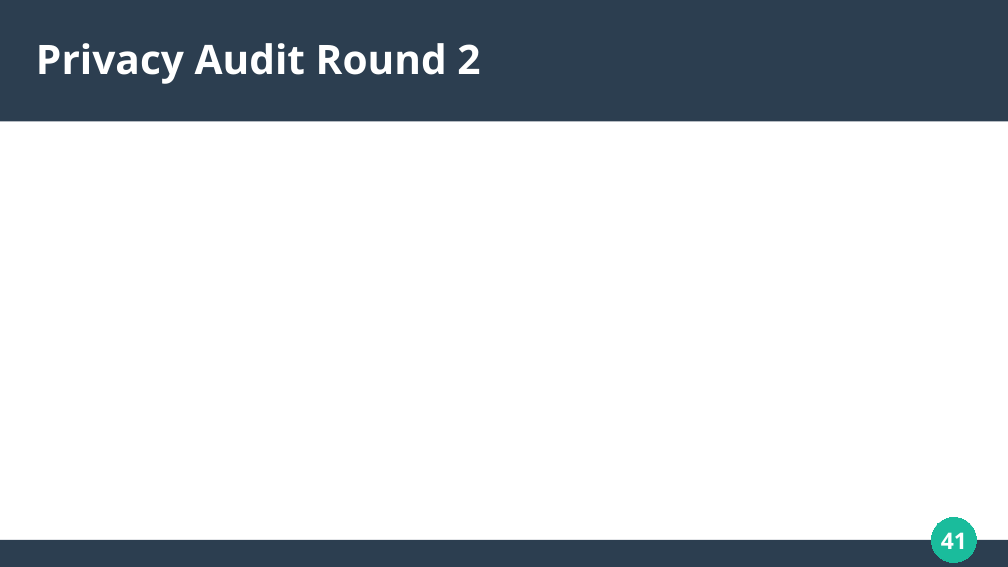
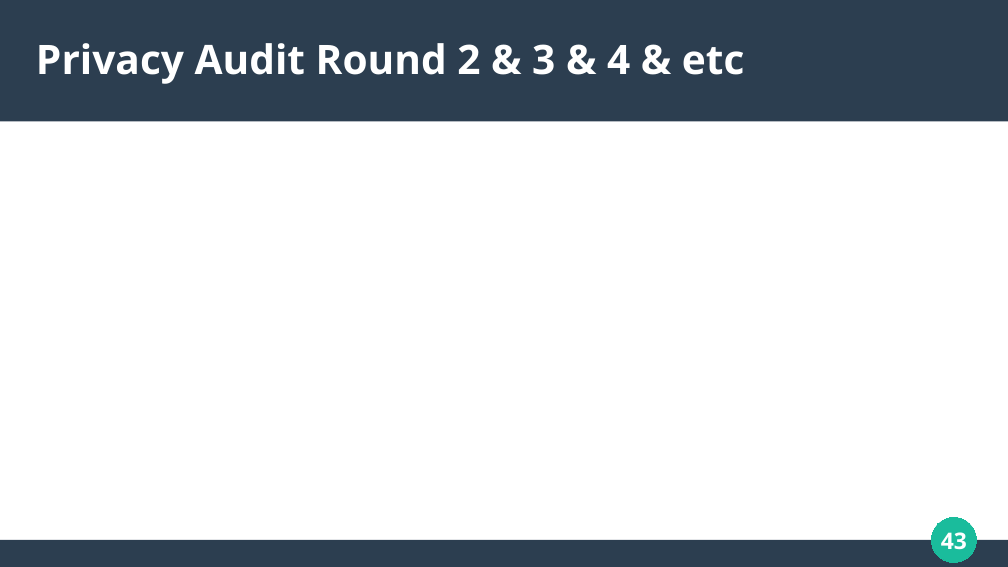
Before and after one commit to RealAsira/OwnYourOSINT, a slide deck: slide 43 of Own Your OSINT.odp (slide 41 before the commit). Drawn at 1008x567 pixels with LibreOffice and Linux fonts; fonts in the diff are those of the drawing. Boxes give left, top, right and bottom in pixels: in the first picture for what was removed or moved away, otherwise in the second. Text is boxed around its words. In the diff, an @@ line names an element or a change of style, - is before the commit and + after.

```diff
--- a/Own Your OSINT.odp
+++ b/Own Your OSINT.odp
@@ title at (x1=36, y1=43, x2=745, y2=84): text changed @@
-Privacy Audit Round 2
+Privacy Audit Round 2 & 3 & 4 & etc
@@ page number at (x1=941, y1=532, x2=967, y2=550): text changed @@
-41
+43
```
Also in this commit, not shown: 11 other slides changed, 7 slides added, 5 slides removed.
